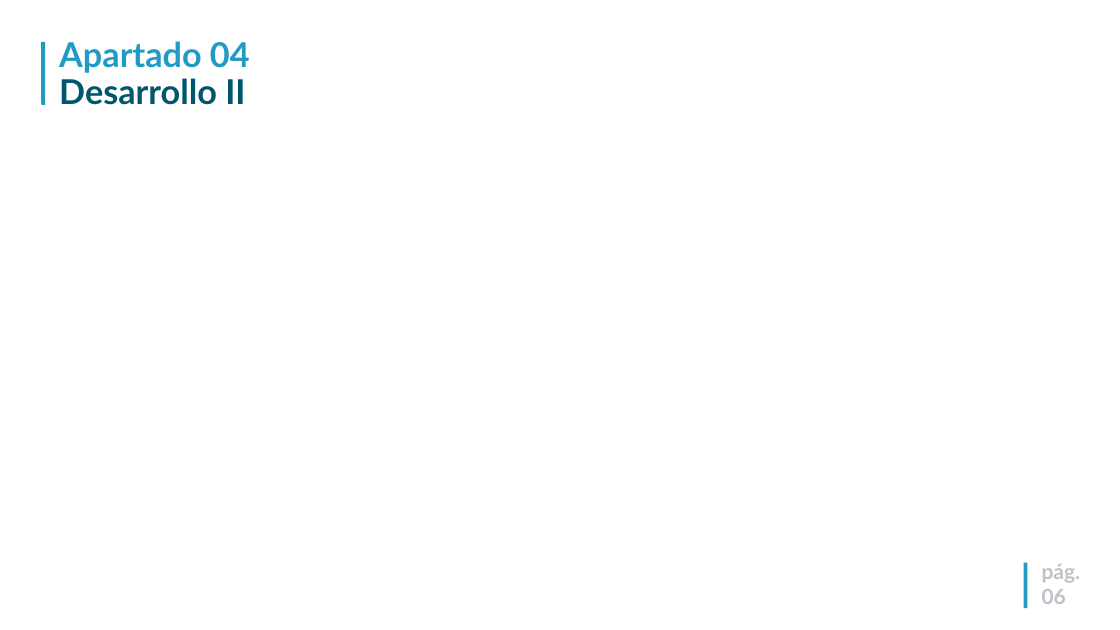
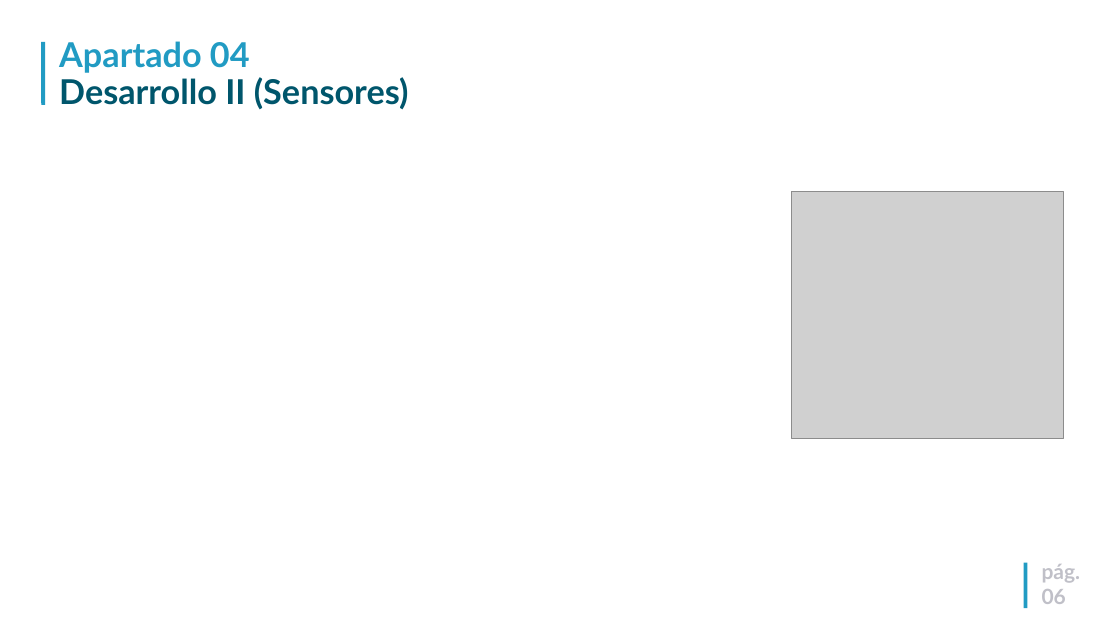
Before and after one commit to rgb2021/TFG, a slide deck: slide 6 of docs/presentacion.ppt. Drawn at 1120x630 pixels with LibreOffice and Linux fonts; fonts in the diff are those of the drawing; grey boxes stand for pictures; background and template pictures are left out. Boxes give left, top, right and bottom in pixels: in the first picture for what was removed or moved away, otherwise in the second. Text is boxed around its words. In the diff, an @@ line names an element or a change of style, - is before the commit and + after.

```diff
--- a/docs/presentacion.ppt
+++ b/docs/presentacion.ppt
@@ title at box(59, 41, 409, 110): text changed @@
-Apartado 04
-Desarrollo II
+Apartado 04
+Desarrollo II (Sensores)
@@ picture added at box(791, 192, 1063, 438) @@
```
Also in this commit, not shown: 4 other slides changed, 3 other files.
